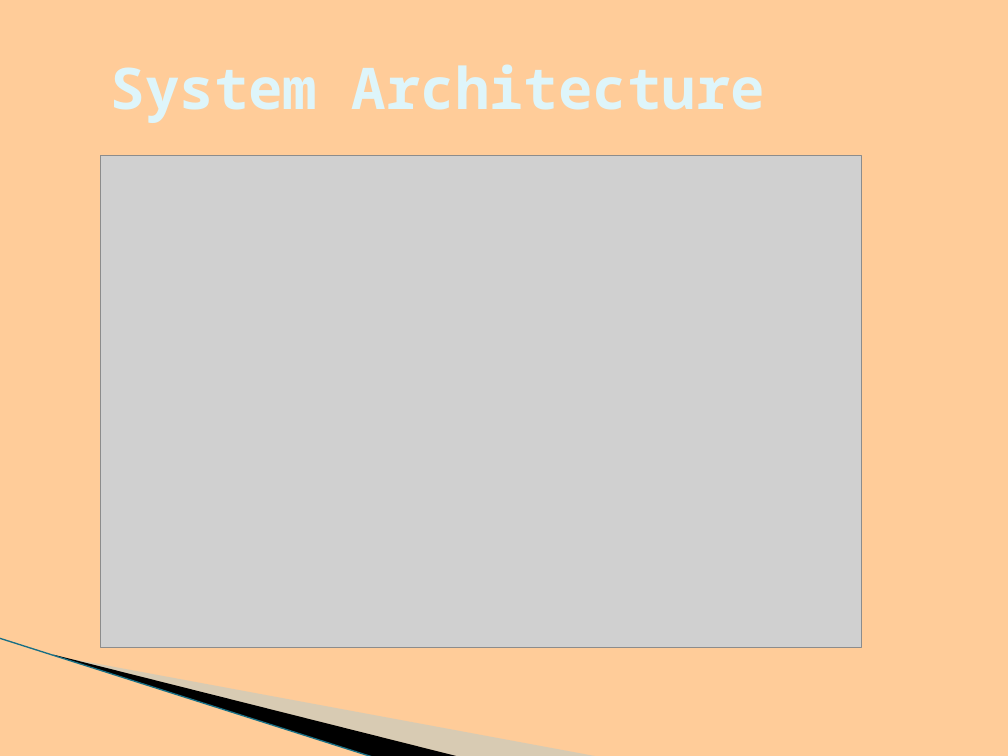
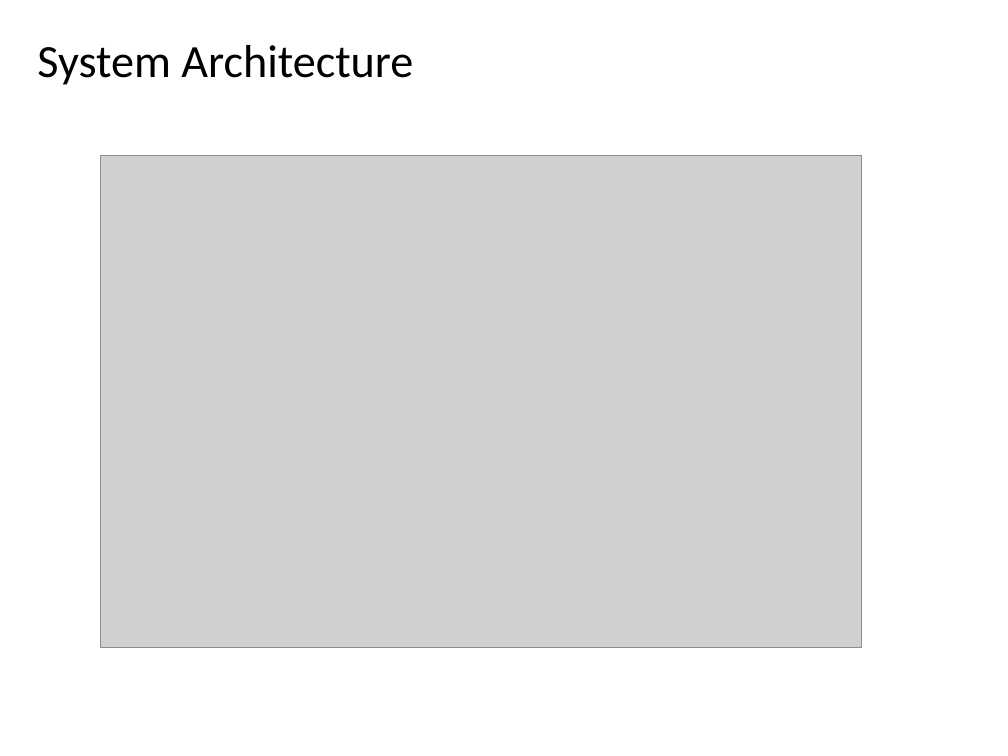
Before and after one commit to BHARGAVKR2000/Event-Detetion-System, a slide deck: slide 10 of project-E10.pptx (slide 11 before the commit). Drawn at 1008x756 pixels with LibreOffice and Linux fonts; fonts in the diff are those of the drawing; grey boxes stand for pictures; background and template pictures are left out. Boxes give left, top, right and bottom in pixels: in the first picture for what was removed or moved away, otherwise in the second. Text is boxed around its words. In the diff, an @@ line names an element or a change of style, - is before the commit and + after.

Commit message:
event detection system

```diff
--- a/project-E10.pptx
+++ b/project-E10.pptx
@@ background #FFCC99 to #FFFFFF @@
@@ title "System Architecture": place and size @@
-title "System Architecture" at <box>101,37,1008,137</box>
+title "System Architecture" at <box>37,45,413,85</box>
@@ title "System Architecture" at <box>37,45,413,85</box>: size 41 to 33 pt, font Noto Sans Mono to Calibri, text colour #DEF5FA to #000000, bold off; line spacing 1 to 0.9 @@
@@ freeform shape removed at <box>79,551,498,711</box> @@
@@ freeform shape removed at <box>0,638,413,731</box> @@
@@ line removed from (0, 638) to (374, 756) @@
```
Also in this commit, not shown: 20 other slides changed, 4 slides added, 6 slides removed, 1 other file.
